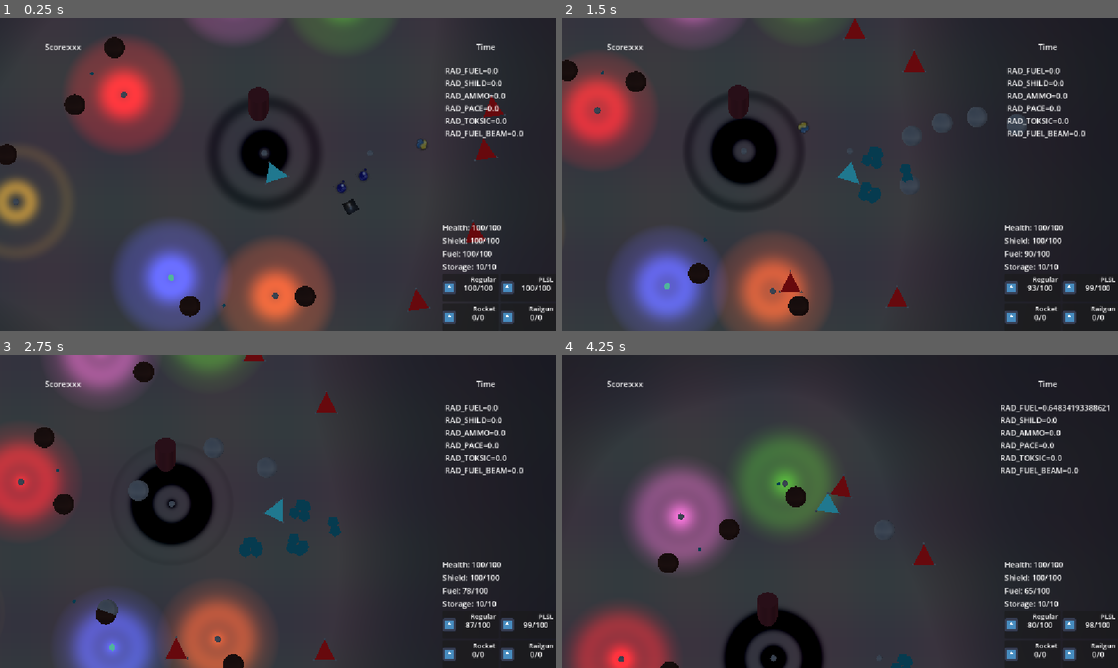
Above: before the commit, frames 1-4 (two rows, left to right).
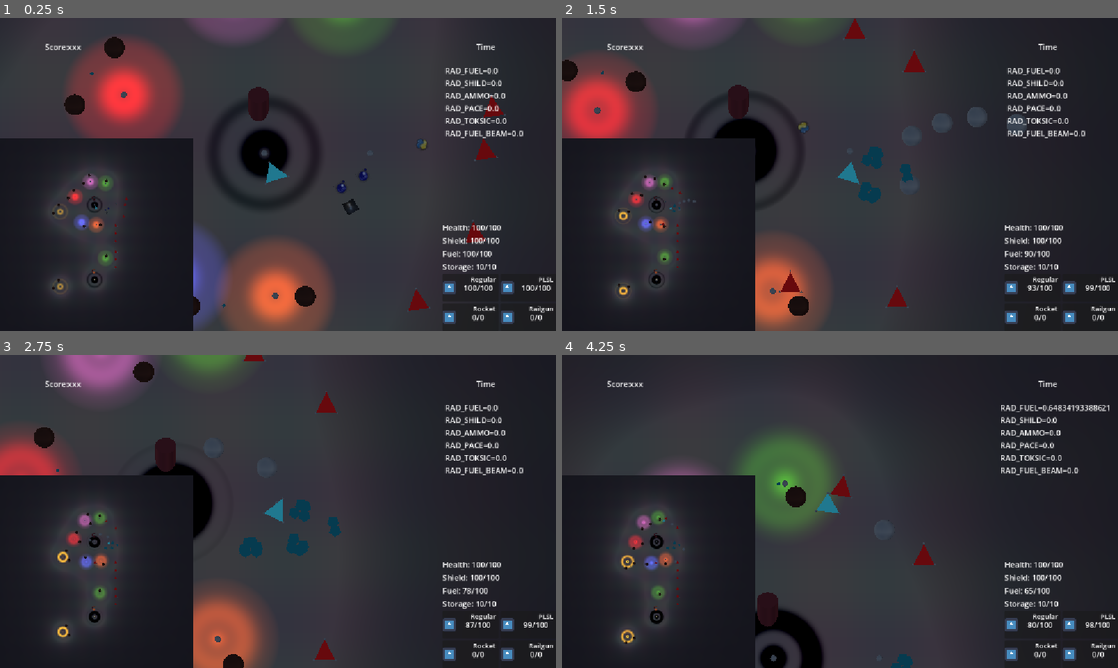
Above: after the commit, the same moments.

Repository: forklovee/SpaceJam2026
Game: Godot game, scene res://main.tscn
Two runs of this game, one before a commit and one after it. Both use one fixed random seed, a clock stepped at 60 frames per second and the inputs below. The engine's default icon, where the game draws it, is replaced by a stand-in: a white triangle on a blue panel in a dark square.
Inputs (mouse positions are in pixels of both pictures, inside the frame that each line leads up to):
- Up to frame 1 (0.25 s): no input
- Up to frame 2 (1.5 s): move the mouse to (962, 158) at 0.52 s; press the mouse at (962, 158) at 0.53 s; hold D (Right) 0.53-1.28 s; move the mouse to (728, 190) at 1.27 s; release the mouse at (728, 190) at 1.28 s; hold S (Down) from 1.28 s (still down); right-click (728, 190) at 1.35 s
- Up to frame 3 (2.75 s): move the mouse to (333, 442) at 2.02 s; release S (Down) at 2.03 s; press the mouse at (333, 442) at 2.03 s; hold D (Right) from 2.03 s (still down)
- Up to frame 4 (4.25 s): move the mouse to (812, 574) at 2.77 s; release D (Right) at 2.78 s; release the mouse at (812, 574) at 2.78 s; hold W (Up) 2.78-3.53 s; right-click (812, 574) at 2.85 s; move the mouse to (1006, 558) at 3.52 s; press the mouse at (1006, 558) at 3.53 s; hold A (Left) from 3.53 s (still down)

The runs differ from the first frame. In frame 1, 16% of the frame differs, in the area x 0-35%, y 38-100%; in frame 2, 17%; in frame 3, 16%; in frame 4, 18%.

Commit message:
minimap
minimap

Diff:
--- a/Level/level.gd
+++ b/Level/level.gd
@@ -4,6 +4,7 @@
 
 @onready var query_plane: SpacePlane = $Space_BG
 @onready var enemyRespawn:EnemyRespawn = $Base2/EnemyRespawn
+@onready var view:SubViewport=$SubViewport
 
 var crystals_to_gather: Array = []
 
--- a/Level/level.tscn
+++ b/Level/level.tscn
@@ -13,6 +13,7 @@
 [ext_resource type="PackedScene" uid="uid://b1n61jmdup3bb" path="res://Objects/Crystal/CristalTypes/cristal_pas.tscn" id="9_py82k"]
 [ext_resource type="PackedScene" uid="uid://cdyvodqui4521" path="res://Objects/Crystal/CristalTypes/cristal_py.tscn" id="10_py82k"]
 [ext_resource type="PackedScene" uid="uid://bclhb4dyt4q6o" path="res://Ship/EnemyShip/base_enemy_ship.tscn" id="11_1teg4"]
+[ext_resource type="PackedScene" uid="uid://dm0bccipgvts3" path="res://Player/Camera/player_camera.tscn" id="14_dx36h"]
 
 [sub_resource type="SphereMesh" id="SphereMesh_7dm0k"]
 
@@ -417,3 +418,10 @@
 
 [node name="cristal4" parent="star7" unique_id=1646615569 instance=ExtResource("10_py82k")]
 transform = Transform3D(0.24420553, 0, 0.9695228, 0, 0.99999994, 0, -0.9695228, 0, 0.24420553, 4.5598955, 0.0813653, -6.9961495)
+
+[node name="SubViewport" type="SubViewport" parent="." unique_id=1902059578]
+size = Vector2i(400, 400)
+
+[node name="PlayerCamera" parent="SubViewport" unique_id=591022296 instance=ExtResource("14_dx36h")]
+transform = Transform3D(1, 0, 0, 0, -4.371139e-08, 1, 0, -1, -4.371139e-08, 0, 0.8273735, 9.134518)
+size = 66.68003
--- a/Player/UI/hud.tscn
+++ b/Player/UI/hud.tscn
@@ -4,6 +4,7 @@
 [ext_resource type="Script" uid="uid://dxo8tkdtd822e" path="res://Ship/PlayerShip/score_label.gd" id="2_f2qnc"]
 [ext_resource type="Script" uid="uid://dd63v2ojxwq4p" path="res://Ship/PlayerShip/rad_label.gd" id="3_q0jle"]
 [ext_resource type="PackedScene" uid="uid://b7nmuufk6vgfh" path="res://Player/UI/AmmoGauge/ammo_type_gauge.tscn" id="4_q0jle"]
+[ext_resource type="Script" uid="uid://p5bq8thehq4" path="res://Player/UI/minimap_rect.gd" id="5_3jxqv"]
 
 [node name="HUD" type="Control" unique_id=1409684581]
 layout_mode = 3
@@ -118,3 +119,13 @@
 
 [node name="RailgunAmmo" parent="ShipStats/VBoxContainer/GridContainer" unique_id=60718657 instance=ExtResource("4_q0jle")]
 layout_mode = 2
+
+[node name="MinimapRect" type="TextureRect" parent="." unique_id=563543283]
+layout_mode = 1
+anchors_preset = 2
+anchor_top = 1.0
+anchor_bottom = 1.0
+offset_top = -400.0
+offset_right = 400.0
+grow_vertical = 0
+script = ExtResource("5_3jxqv")
--- /dev/null
+++ b/Player/UI/minimap_rect.gd
@@ -0,0 +1,8 @@
+extends TextureRect
+
+func _process(delta: float) -> void:
+	if self.texture==null:
+		if Game.level.view!=null:
+			var sv:SubViewport=Game.level.view
+			self.texture=sv.get_texture()
+			sv.render_target_update_mode=sv.UPDATE_ALWAYS
Binary file added: Arty/wybuch/1.png
Not shown, added: Arty/wybuch/1.png.import
Binary file added: Arty/wybuch/2.png
Not shown, added: Arty/wybuch/2.png.import
Binary file added: Arty/wybuch/3.png
Not shown, added: Arty/wybuch/3.png.import
Binary file added: Arty/wybuch/4.png
Not shown, added: Arty/wybuch/4.png.import
Binary file added: Arty/wybuch/5.png
Not shown, added: Arty/wybuch/5.png.import
Binary file added: Arty/wybuch/6.png
Not shown, added: Arty/wybuch/6.png.import
(and 3 more such lines)
